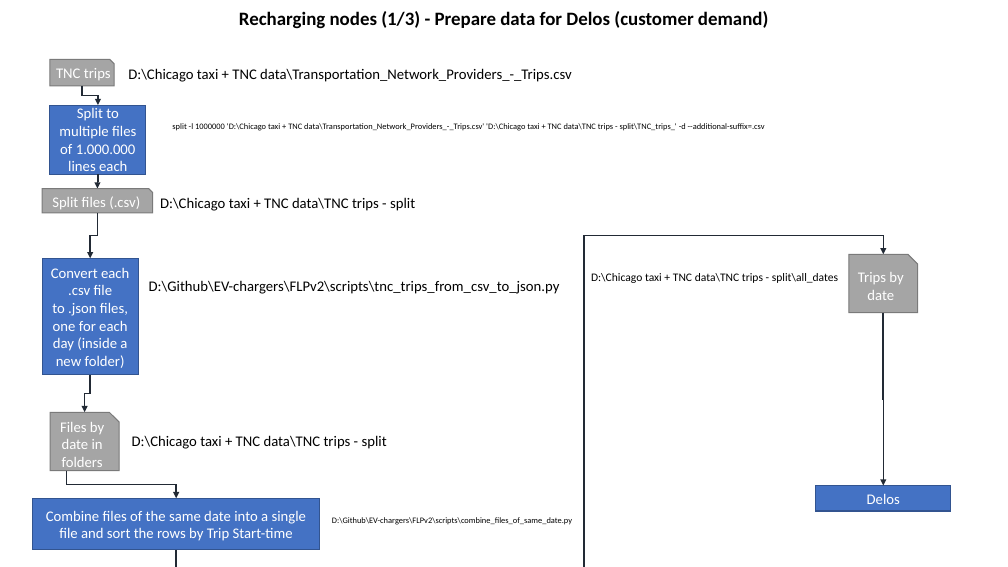
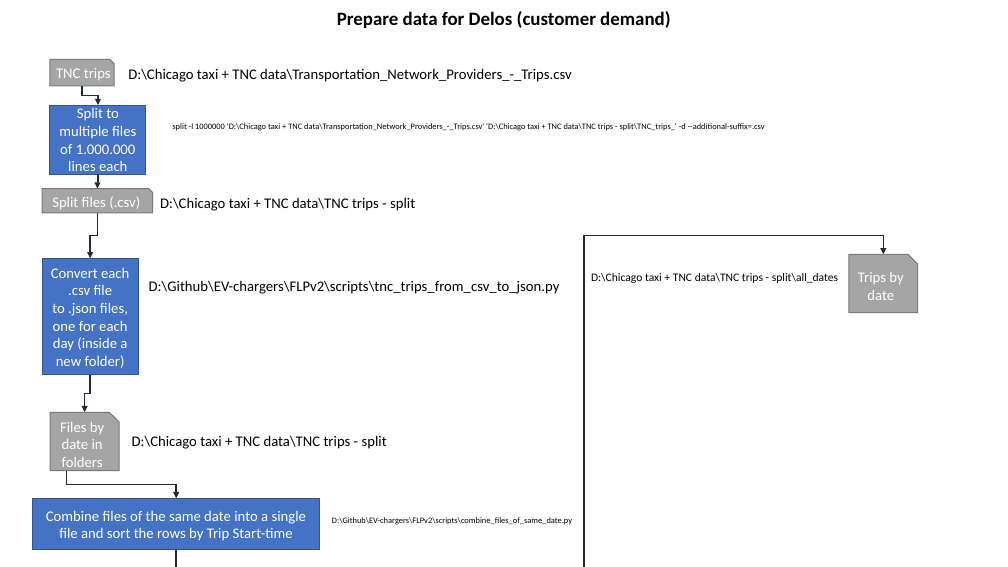
Before and after one commit to lefteran/EV-chargers, a slide deck: slide 3 of FLPv2/implementation flowchart.pptx. Drawn at 1008x567 pixels with LibreOffice and Linux fonts; fonts in the diff are those of the drawing. Boxes give left, top, right and bottom in pixels: in the first picture for what was removed or moved away, otherwise in the second. Text is boxed around its words. In the diff, an @@ line names an element or a change of style, - is before the commit and + after.

Commit message:
optimal solution using pulp - changes for the new version of Delos

```diff
--- a/FLPv2/implementation flowchart.pptx
+++ b/FLPv2/implementation flowchart.pptx
@@ text at [337,11,670,28]: text changed @@
-Recharging nodes (1/3) - Prepare data for Delos (customer demand)
+Prepare data for Delos (customer demand)
@@ elbow arrow removed from (883, 313) to (883, 485) @@
@@ rectangle removed at [816,485,951,511] @@
-Delos
```
Also in this commit, not shown: 3 other slides changed, 3 slides added, 8 other files.
